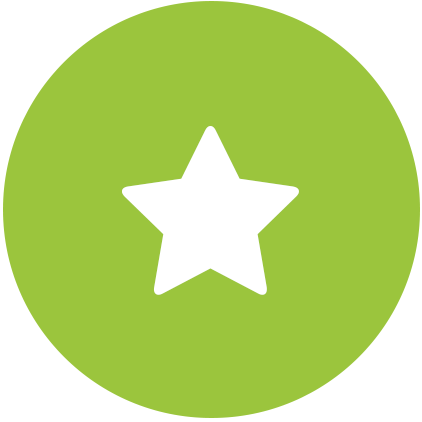
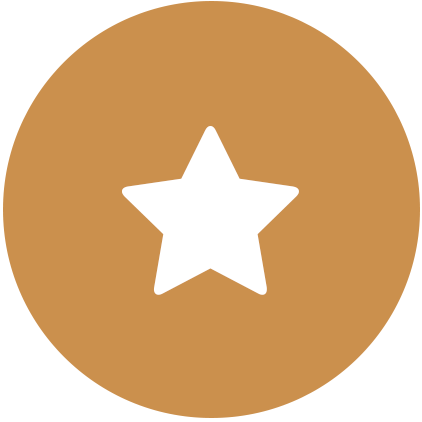
Layers edited between the first and the second 422 × 422 image:
painted on "Ellipse 1" over [3, 1, 420, 418]
